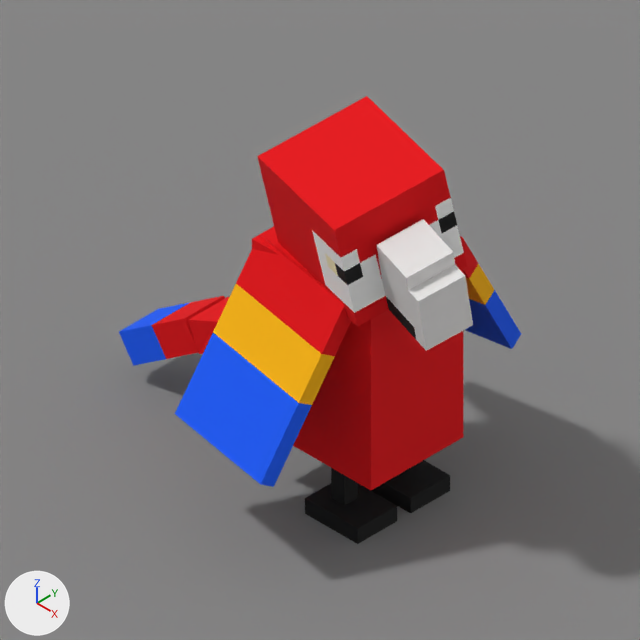
Two versions of the Blender file 02 Animals/26-020 · Scarlet Macaw/blender/26-020 · Scarlet Macaw.blend, one commit apart.
Camera for both pictures: the file's camera 'CAM · ILL 1x1'. The lights are fixed; the arrows at lower left show +X, +Y and +Z. The first picture is the older version.

Names of what the first picture shows: 'VF · beak', 'VF · body', 'VF · ground', 'VF · head', 'VF · leg_l', 'VF · leg_r', 'VF · tail', 'VF · tail_tip', 'VF · wing_l', 'VF · wing_r'.
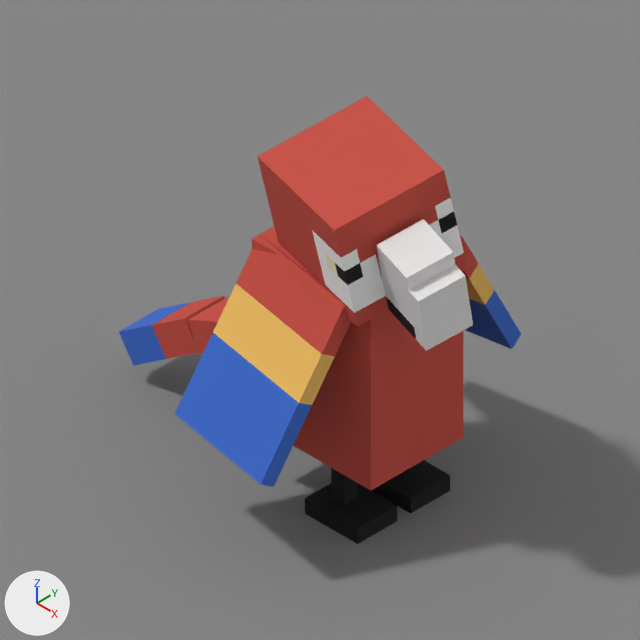
Edits to the bpy script that builds the scene:
```text
Change mat_vf___red___red_600:
    mat_vf___red___red_600.base_color: (0.799, 0.0, 0.00335) -> (0.571, 0.0782, 0.0561)  # red #e7000b -> red #c74f43
Change mat_vf___blue___blue_600:
    mat_vf___blue___blue_600.base_color: (0.0075, 0.109, 0.973) -> (0.0452, 0.147, 0.604)  # blue #155dfc -> blue #3c6bcc
Change mat_vf___yellow___amber_400:
    mat_vf___yellow___amber_400.base_color: (1.0, 0.485, 0.0) -> (0.871, 0.515, 0.122)  # yellow #ffb900 -> orange #f0be62
```

Pixel boxes (x1, y1, x2, y2) of what changed, in the pictures (640 x 640 px):
'VF · head', recoloured
    both: (257, 96, 467, 327)
'VF · wing_l', recoloured
    both: (175, 235, 351, 487)
'VF · body', recoloured
    both: (252, 226, 463, 490)
'VF · tail_tip', recoloured
    both: (119, 296, 225, 366)
'VF · wing_r', recoloured
    both: (460, 236, 521, 349)
'VF · tail', recoloured
    both: (188, 297, 229, 354)
